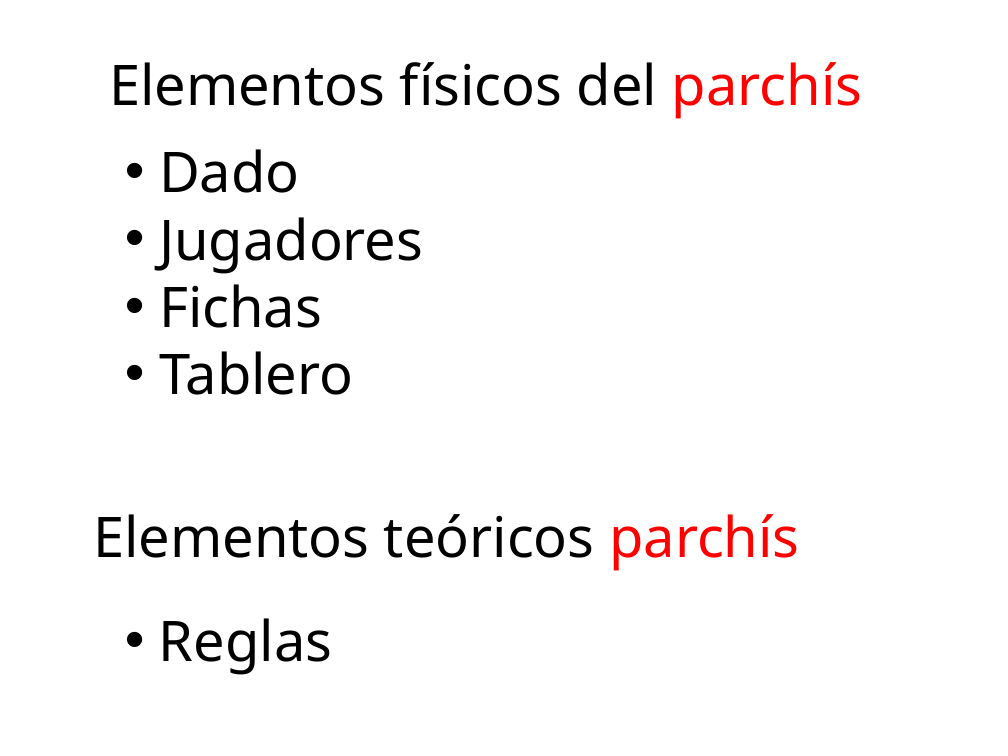
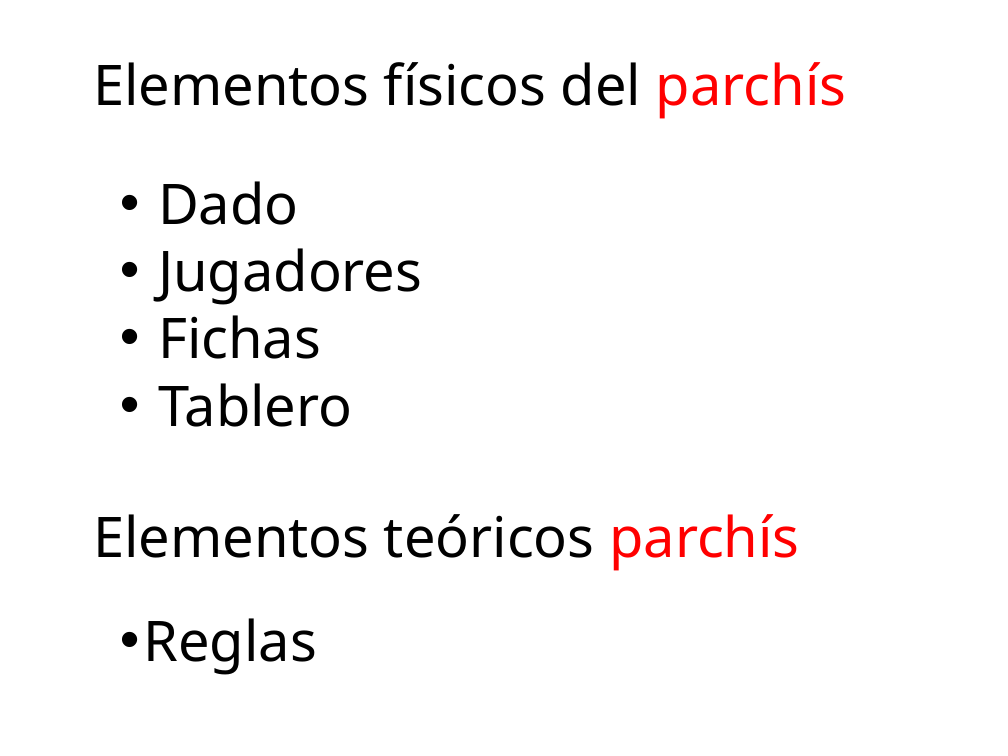
Before and after one commit to kikeacedo/Parchis, a slide deck: slide 3 of Parchis.pptx. Drawn at 1008x756 pixels with LibreOffice and Linux fonts; fonts in the diff are those of the drawing. Boxes give left, top, right and bottom in pixels: in the first picture for what was removed or moved away, otherwise in the second. Text is boxed around its words. In the diff, an @@ line names an element or a change of style, - is before the commit and + after.

Commit message:
1.0
Terminado para 1 Jugador

```diff
--- a/Parchis.pptx
+++ b/Parchis.pptx
@@ text "Elementos físicos del parchís": place and size @@
-text "Elementos físicos del parchís" at (109, 62, 862, 119)
+text "Elementos físicos del parchís" at (93, 62, 846, 119)
@@ text "Dado": place and size @@
-text "Dado" at (159, 149, 423, 395)
+text "Dado" at (158, 181, 422, 427)
@@ text "Dado" at (158, 181, 422, 427): list level 1 to 2 in "Dado"; list level 1 to 2 in "Jugadores"; list level 1 to 2 in "Fichas"; list level 1 to 2 in "Tablero" @@
@@ text "Reglas": place and size @@
-text "Reglas" at (159, 618, 332, 675)
+text "Reglas" at (144, 618, 317, 675)
@@ text "Reglas" at (144, 618, 317, 675): list level 1 to 2 in "Reglas" @@
```
Also in this commit, not shown: 12 other slides changed, 7 slides added, 5 slides removed, 36 other files.
